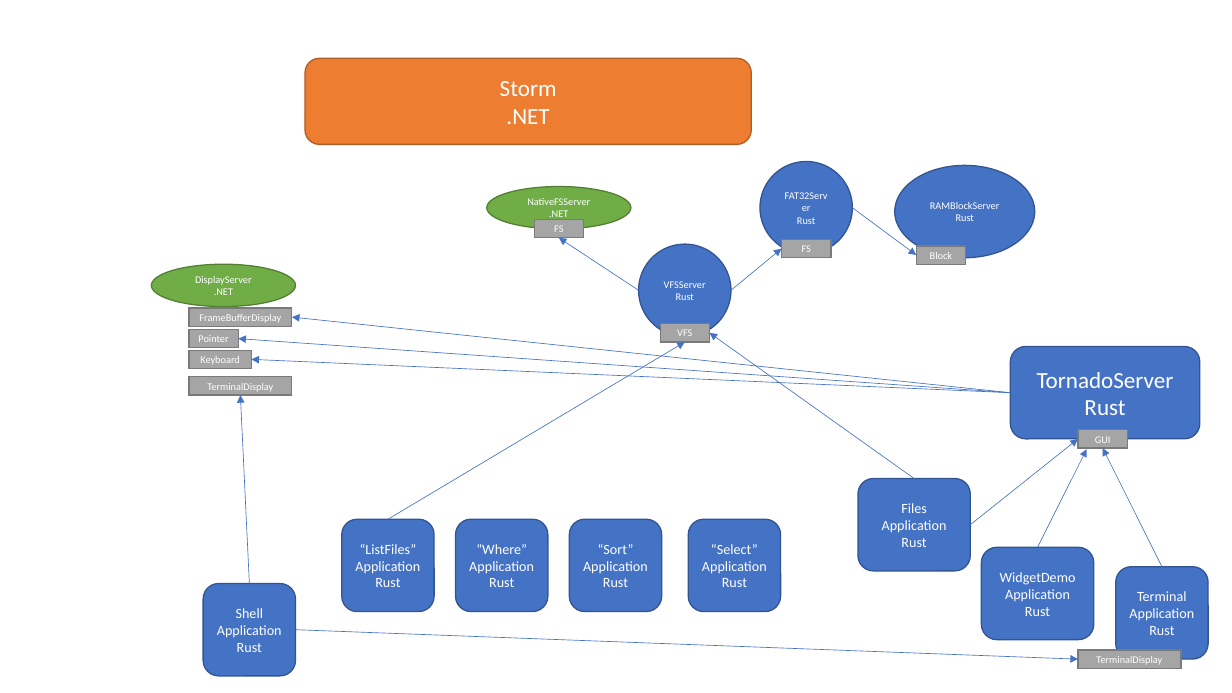
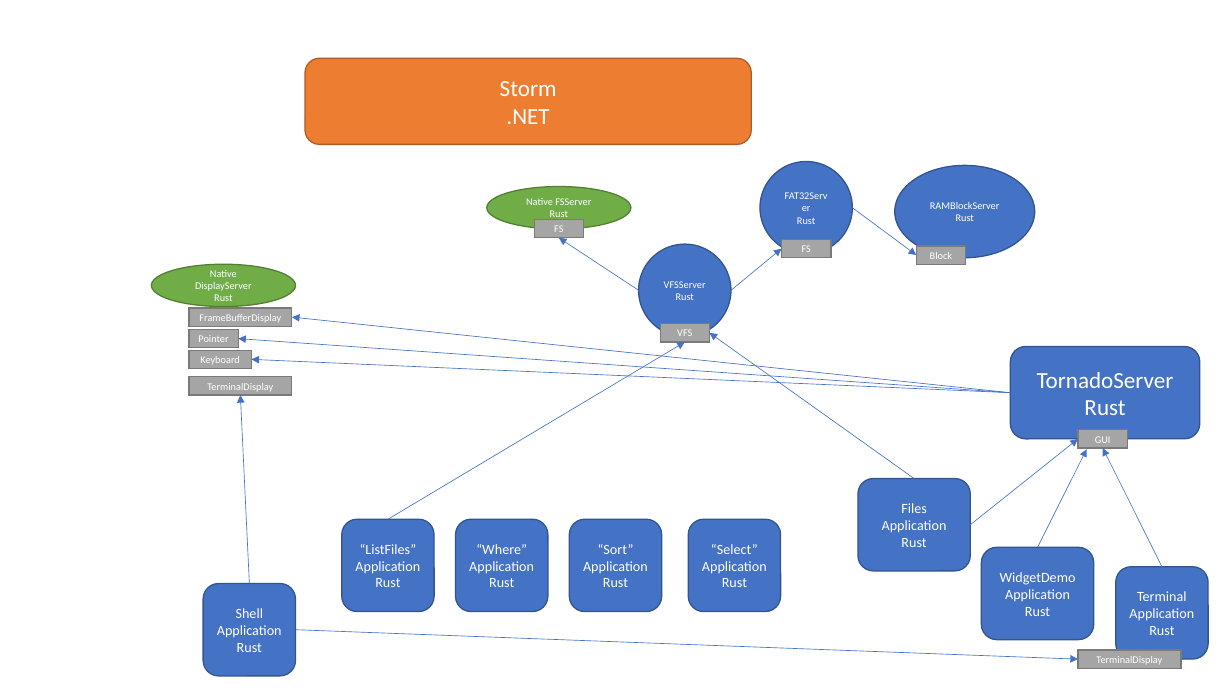
Before and after one commit to doverhill/ChaosLab, a slide deck: slide 1 of Structure.pptx. Drawn at 1232x693 pixels with LibreOffice and Linux fonts; fonts in the diff are those of the drawing. Boxes give left, top, right and bottom in pixels: in the first picture for what was removed or moved away, otherwise in the second. Text is boxed around its words. In the diff, an @@ line names an element or a change of style, - is before the commit and + after.

```diff
--- a/Structure.pptx
+++ b/Structure.pptx
@@ text in ellipse at (x1=526, y1=198, x2=591, y2=221): text changed @@
-NativeFSServer
-.NET
+Native FSServer
+Rust
@@ text in ellipse at (x1=210, y1=270, x2=237, y2=277): paragraph added @@
+Native
@@ text in ellipse at (x1=214, y1=294, x2=232, y2=301): text changed @@
-.NET
+Rust
```
Also in this commit, not shown: 2 other slides changed, 1 slide added, 29 other files.
